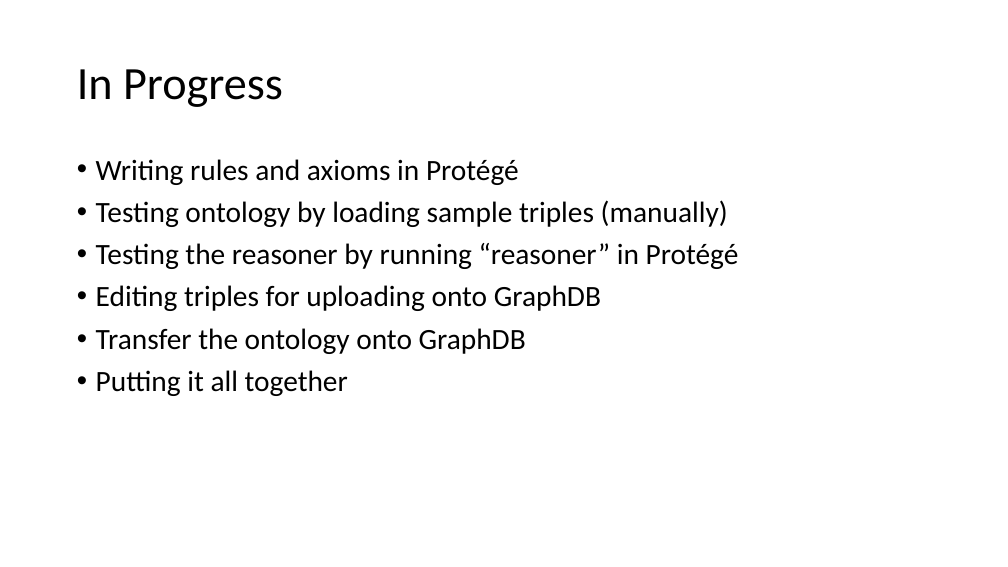
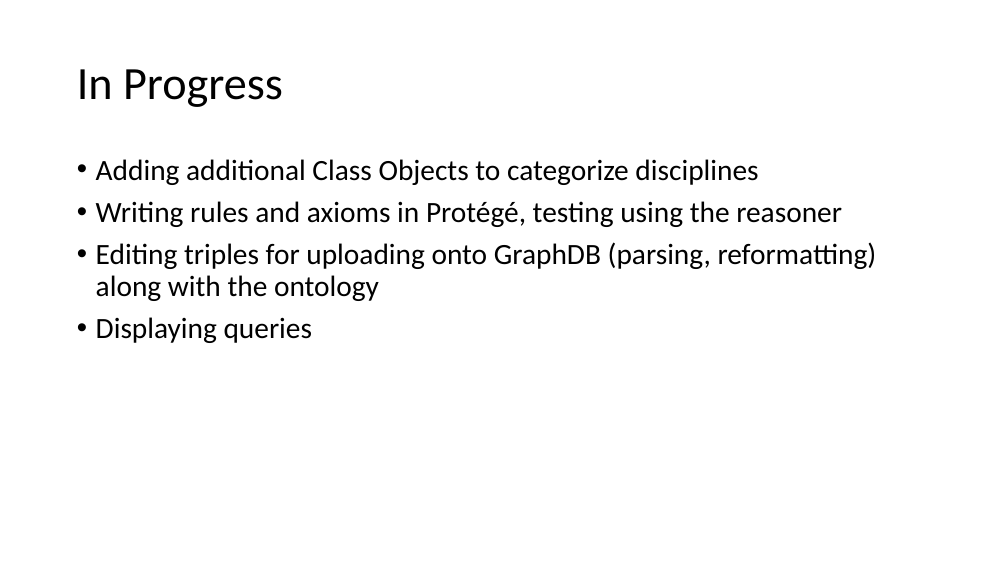
Before and after one commit to kensekense/unige, a slide deck: slide 10 of web_semantics/proj2/src/web_semantiques_proj2_presentation.pptx (slide 7 before the commit). Drawn at 1008x567 pixels with LibreOffice and Linux fonts; fonts in the diff are those of the drawing. Boxes give left, top, right and bottom in pixels: in the first picture for what was removed or moved away, otherwise in the second. Text is boxed around its words. In the diff, an @@ line names an element or a change of style, - is before the commit and + after.

```diff
--- a/web_semantics/proj2/src/web_semantiques_proj2_presentation.pptx
+++ b/web_semantics/proj2/src/web_semantiques_proj2_presentation.pptx
@@ text at (96, 159, 877, 343): text changed @@
-• Writing rules and axioms in Protégé
-• Testing ontology by loading sample triples (manually)
-• Testing the reasoner by running “reasoner” in Protégé
-• Editing triples for uploading onto GraphDB
-• Transfer the ontology onto GraphDB
-• Putting it all together
+• Adding additional Class Objects to categorize disciplines
+• Writing rules and axioms in Protégé, testing using the reasoner
+• Editing triples for uploading onto GraphDB (parsing, reformatting) along with the ontology
+• Displaying queries
```
Also in this commit, not shown: 1 other slide changed, 4 slides added, 1 slide removed.
